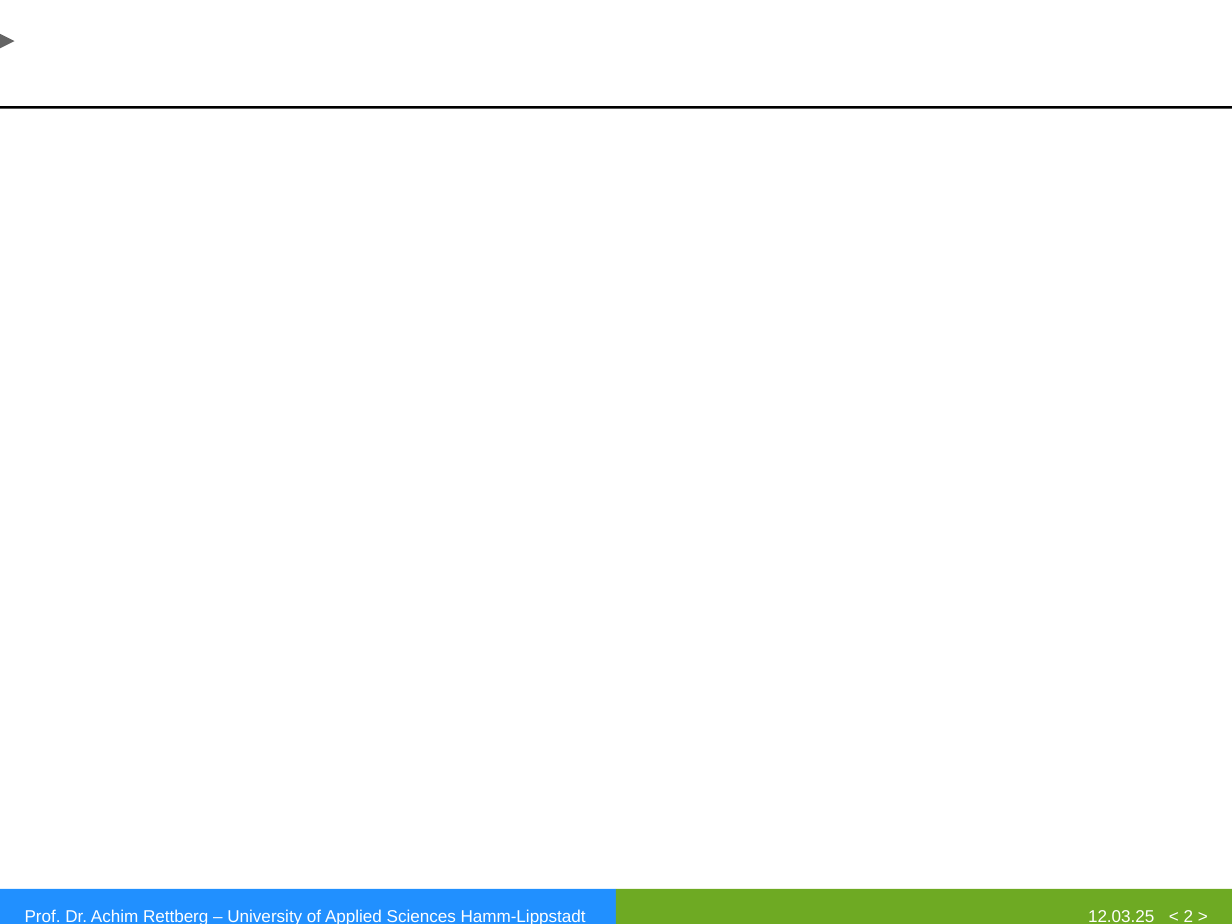
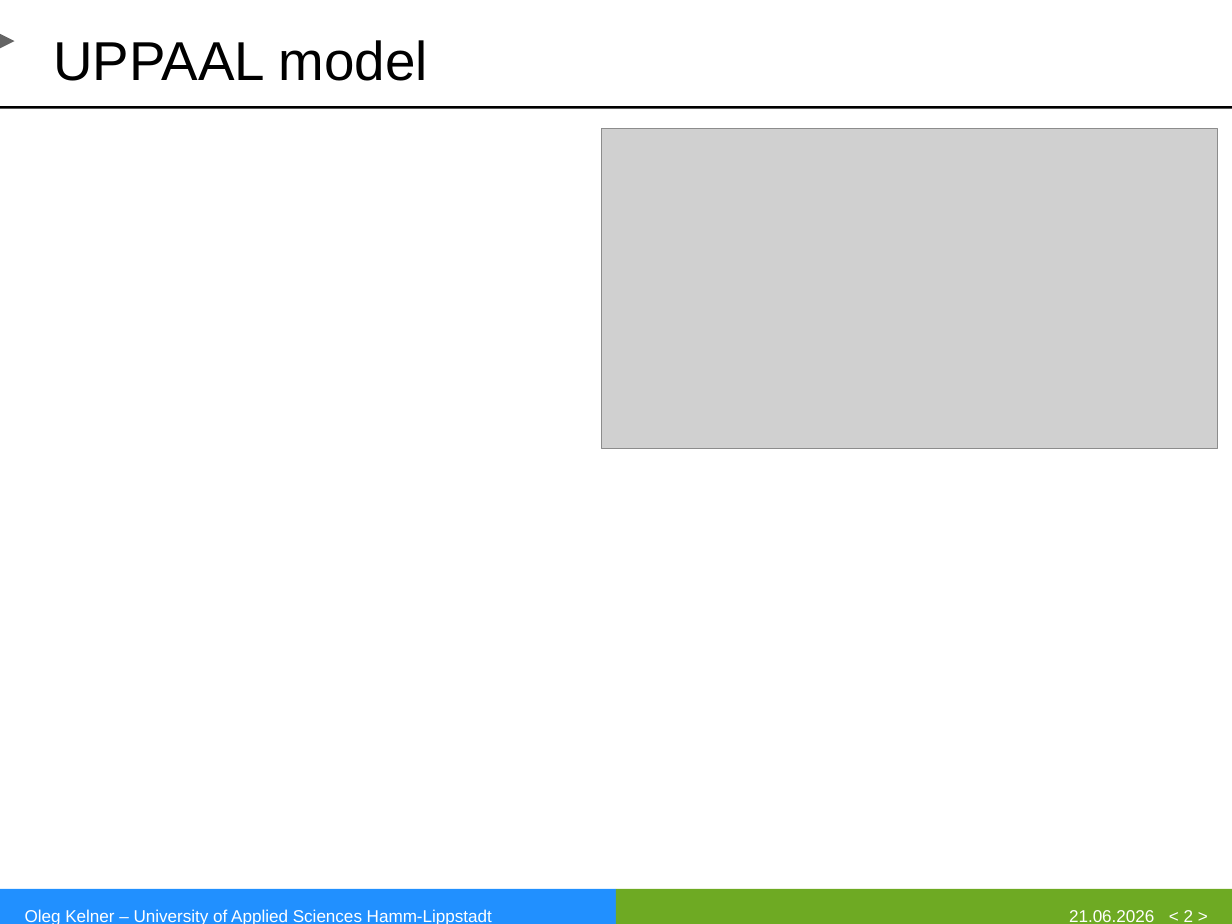
Before and after one commit to eggcitedraccoon/SS2026_RTS_HWSW_Papers, a slide deck: slide 2 of DSS_Presentation/DSS_Presentation.pptx. Drawn at 1232x924 pixels with LibreOffice and Linux fonts; fonts in the diff are those of the drawing; grey boxes stand for pictures; background and template pictures are left out. Boxes give left, top, right and bottom in pixels: in the first picture for what was removed or moved away, otherwise in the second. Text is boxed around its words. In the diff, an @@ line names an element or a change of style, - is before the commit and + after.

```diff
--- a/DSS_Presentation/DSS_Presentation.pptx
+++ b/DSS_Presentation/DSS_Presentation.pptx
@@ title added at [53, 40, 428, 81], 32 pt, text #000000 @@
+UPPAAL model
@@ picture added at [601, 128, 1217, 448] @@
@@ text at [25, 909, 492, 924]: text changed @@
-Prof. Dr. Achim Rettberg – University of Applied Sciences Hamm-Lippstadt
+Oleg Kelner – University of Applied Sciences Hamm-Lippstadt
@@ text at [1069, 910, 1154, 922]: text changed @@
-12.03.25
+21.06.2026
```
Also in this commit, not shown: 1 other slide changed, 6 slides added, 1 other file.
